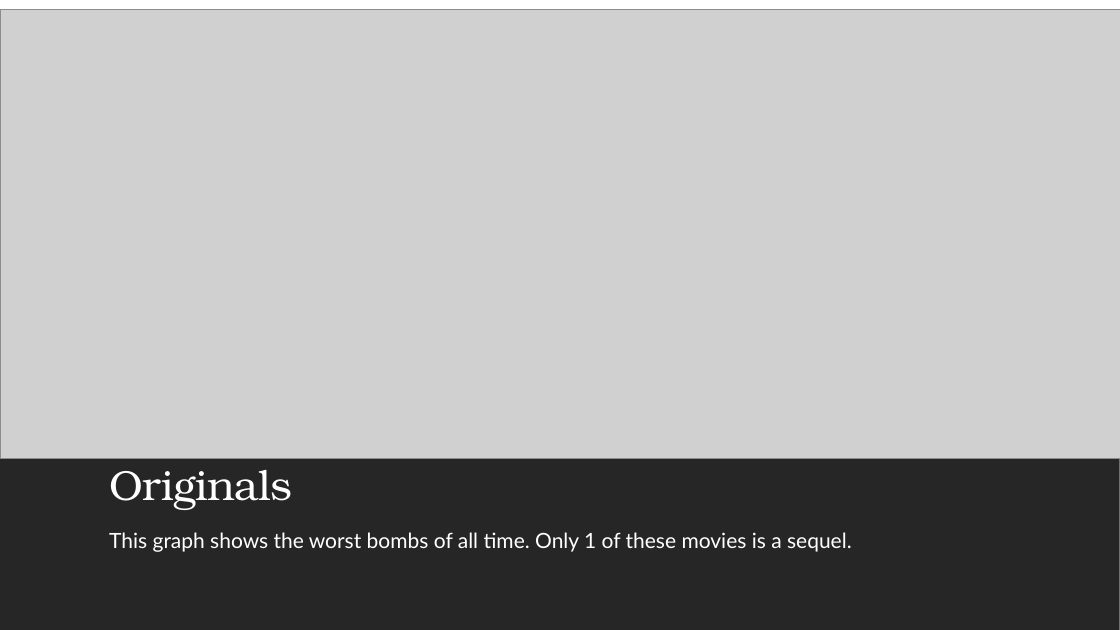
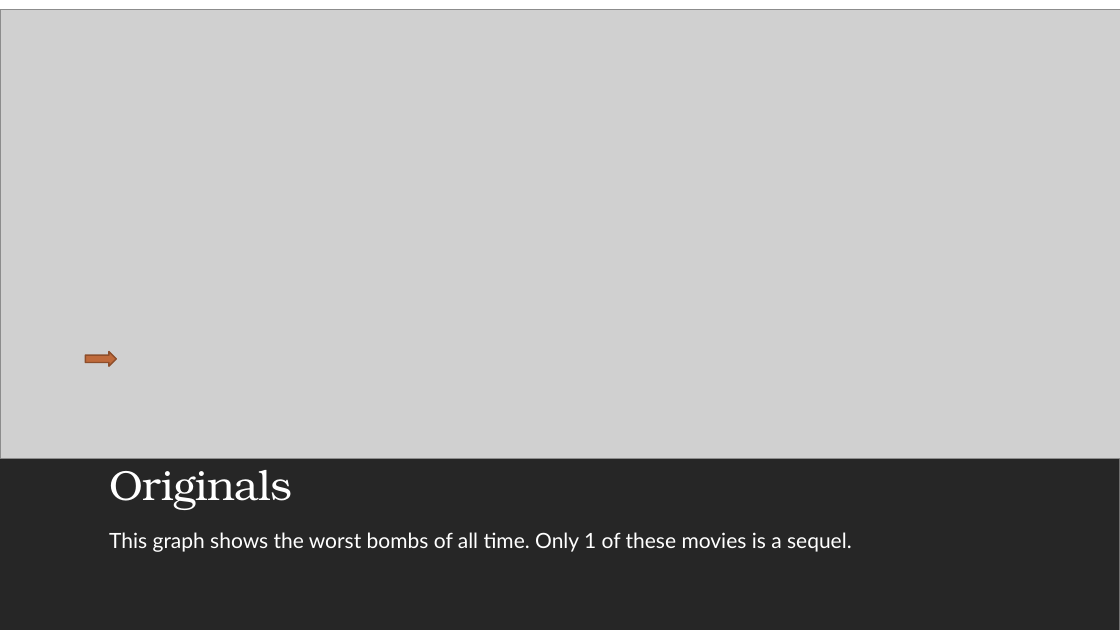
Before and after one commit to djournic/Movie_data_analysis_1, a slide deck: slide 6 of Microsoft Movie Analysis.pptx. Drawn at 1120x630 pixels with LibreOffice and Linux fonts; fonts in the diff are those of the drawing; grey boxes stand for pictures. Boxes give left, top, right and bottom in pixels: in the first picture for what was removed or moved away, otherwise in the second. Text is boxed around its words. In the diff, an @@ line names an element or a change of style, - is before the commit and + after.

```diff
--- a/Microsoft Movie Analysis.pptx
+++ b/Microsoft Movie Analysis.pptx
@@ right arrow added at [86, 351, 117, 365], fill #BF6A3B, outline #8D4E2C 1.25 pt @@
```
Also in this commit, not shown: 4 other slides changed, 1 slide added.
